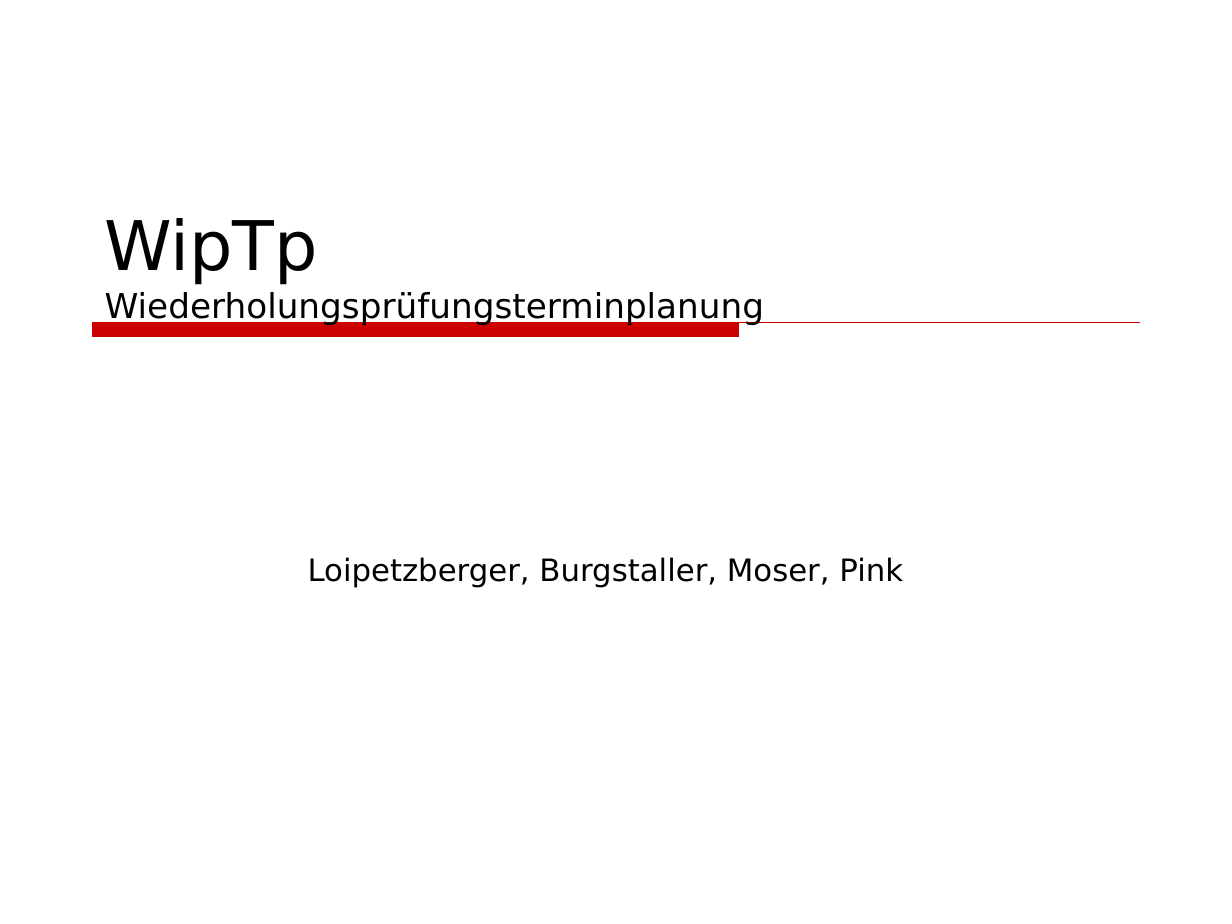
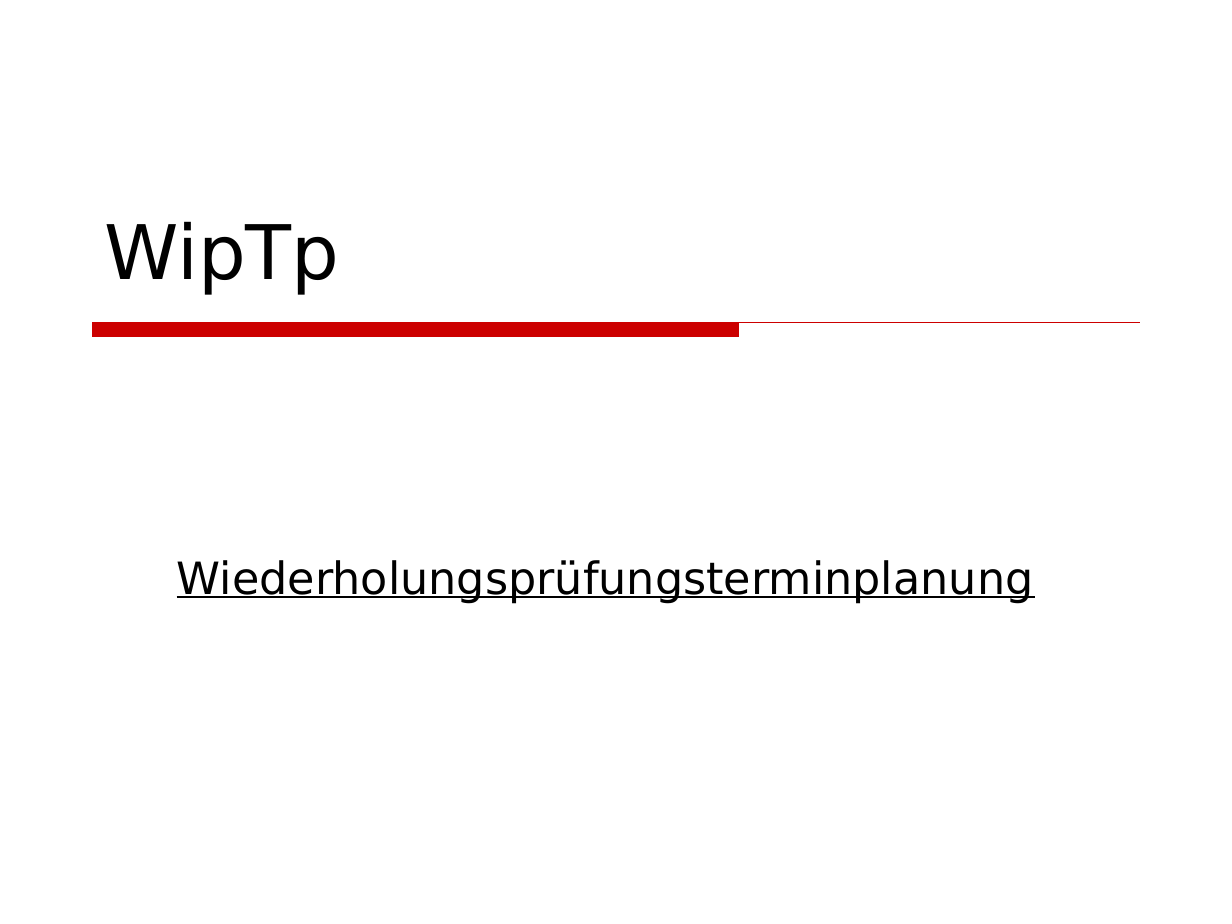
Before and after one commit to BackupTheBerlios/wiptp-svn, a slide deck: slide 1 of docs/Präsentation.ppt. Drawn at 1232x924 pixels with LibreOffice and Linux fonts; fonts in the diff are those of the drawing; background and template pictures are left out. Boxes give left, top, right and bottom in pixels: in the first picture for what was removed or moved away, otherwise in the second. Text is boxed around its words. In the diff, an @@ line names an element or a change of style, - is before the commit and + after.

```diff
--- a/docs/Präsentation.ppt
+++ b/docs/Präsentation.ppt
@@ title at [105,221,340,295]: text changed; size 20 to 44 pt @@
-WipTp
-Wiederholungsprüfungsterminplanung
+WipTp
@@ subtitle at [177,560,1034,604]: text changed; size 18 to 26 pt @@
-Loipetzberger, Burgstaller, Moser, Pink
+Wiederholungsprüfungsterminplanung
```
Also in this commit, not shown: 6 other slides changed, 3 slides added, 3 slides removed, 1 other file.
